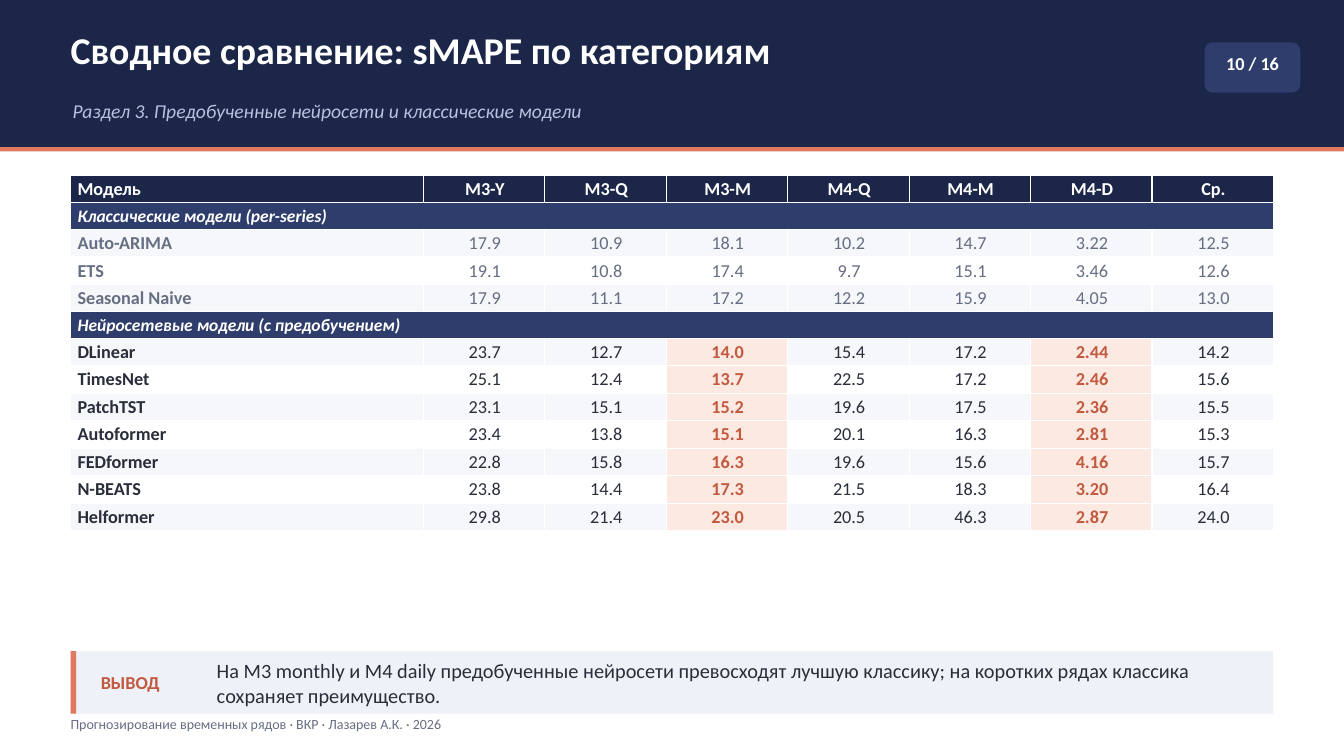
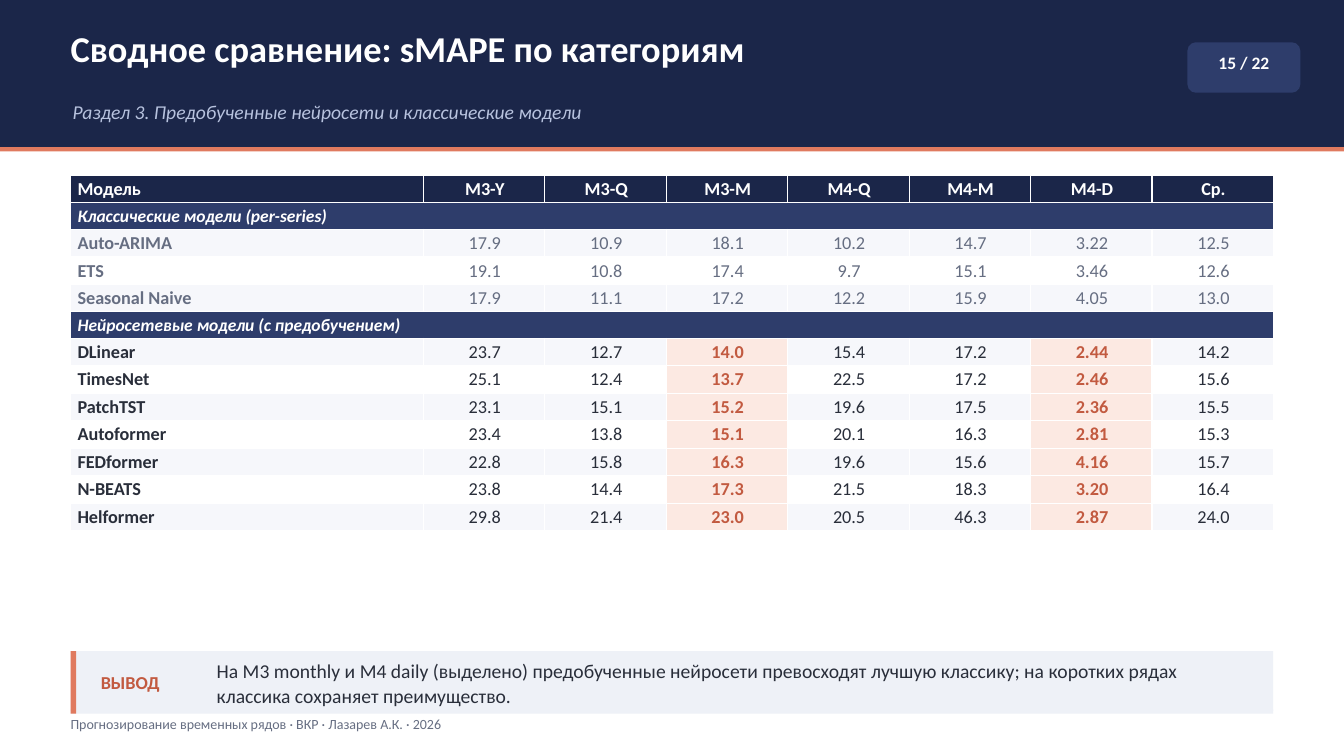
Before and after one commit to Prost444/Hybrid-models-for-TS-processing, a slide deck: slide 15 of docs/Презентация_Лазарев_ВКР.pptx (slide 10 before the commit). Drawn at 1344x756 pixels with LibreOffice and Linux fonts; fonts in the diff are those of the drawing. Boxes give left, top, right and bottom in pixels: in the first picture for what was removed or moved away, otherwise in the second. Text is boxed around its words. In the diff, an @@ line names an element or a change of style, - is before the commit and + after.

```diff
--- a/docs/Презентация_Лазарев_ВКР.pptx
+++ b/docs/Презентация_Лазарев_ВКР.pptx
@@ text "Сводное сравнение: sMAPE по категориям" at box(71, 38, 745, 68): size 27 to 26 pt @@
@@ rounded rectangle: place and size @@
-rounded rectangle at box(1205, 42, 1301, 93)
+rounded rectangle at box(1188, 42, 1301, 93)
@@ text at box(1218, 57, 1270, 69): text changed; size 13 to 12.5 pt @@
-10 / 16
+15 / 22
@@ text at box(217, 664, 1177, 707): text changed; size 14.5 to 14 pt @@
-На M3 monthly и M4 daily предобученные нейросети превосходят лучшую классику; на коротких рядах классика сохраняет преимущество.
+На M3 monthly и M4 daily (выделено) предобученные нейросети превосходят лучшую классику; на коротких рядах классика сохраняет преимущество.
```
Also in this commit, not shown: 12 other slides changed, 10 slides added, 1 slide removed, 25 other files.
